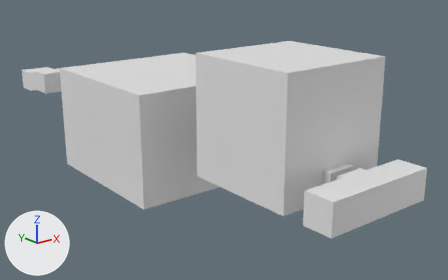
Before and after pictures for a commit that changed the glTF model asset/map04.glb.
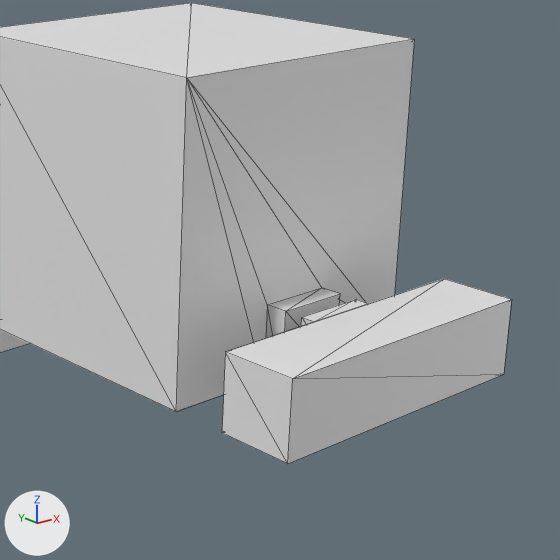
Old and new are each drawn whole from a 50 mm camera at (-26.2, -40.0, 13.2) aimed at (4.5, -1.6, -2.1) and again close up on the part from 46% to 100% of the width and 14% to 100% of the height. Every picture has the same lights, and +X, +Y and +Z are marked at lower left. The close-ups show mesh edges as thin lines. Where no turn or scale is listed for an object, it has been applied to the vertices. Vertices at the same position are counted once.

In view in the first close-up: 'world_cube', 'world_straight'.
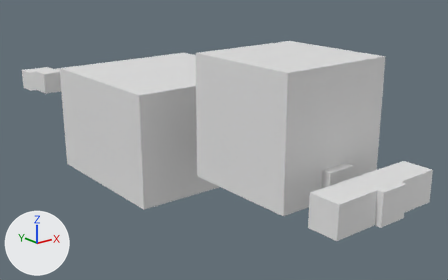
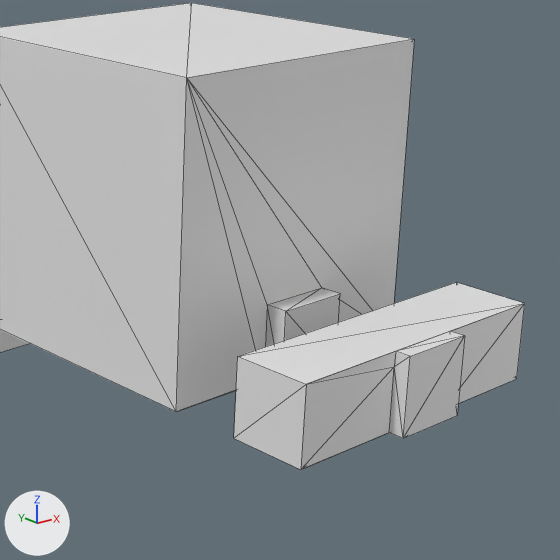
Where the newer file only moved an object's origin or applied its transform, the numbers keep the older frame.

Boxes [x1, y1, x2, y2] around the edits, measured in the close-ups (560 x 560 px):
'world_straight', mesh mirrored
    before: [222, 279, 512, 463]
    after: [234, 282, 525, 470]

The change, as a diff of the scene's bpy script:
```diff
--- a/asset/map04.glb.py
+++ b/asset/map04.glb.py
@@ me_cube_001 @@
 me_cube_001.from_pydata(...)  # 17 vertices, 30 faces; spans x -4.0..4.0, y -21.0..-18.6, z -1.0..1.0
 # used by ob_world_straight; location = (0.0, 0.0, 0.0)
+# me_cube_001 part 1: the whole mesh is mirrored in y about its middle, then moved by (0.0, -0.78, 0.0)
```
